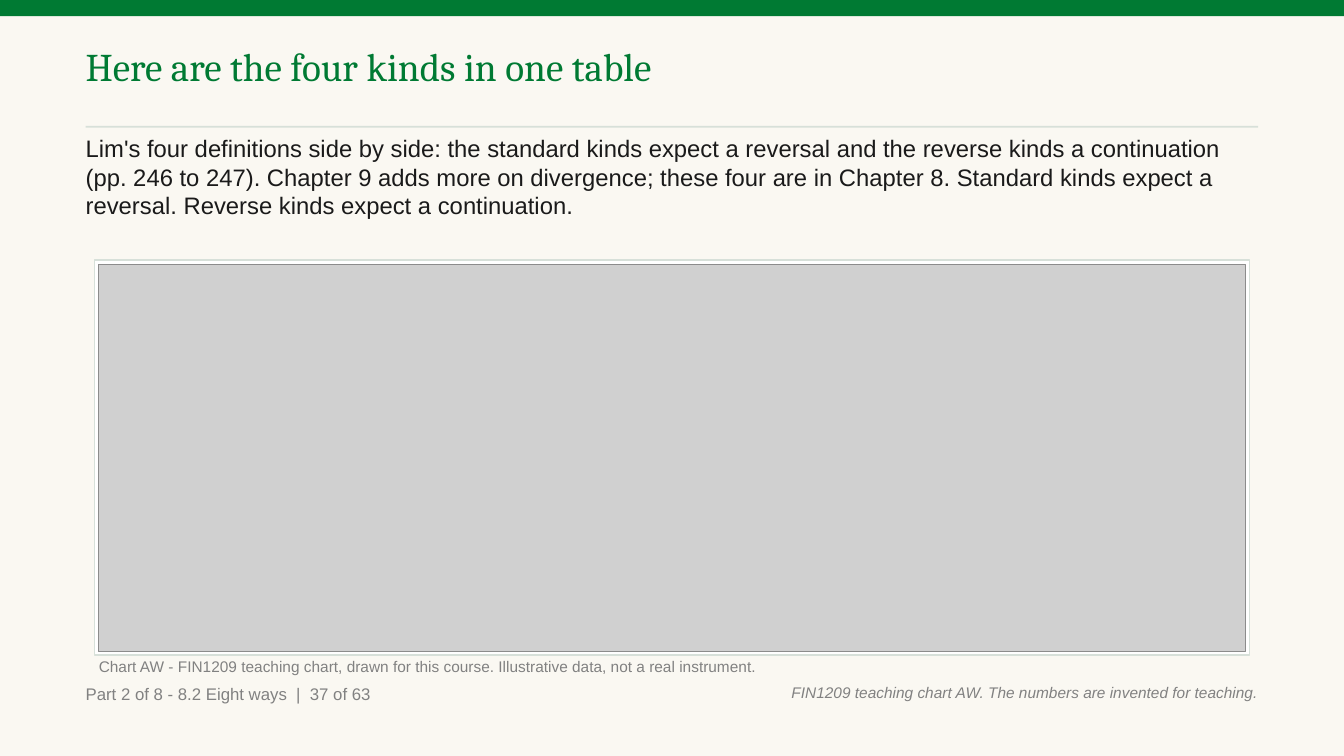
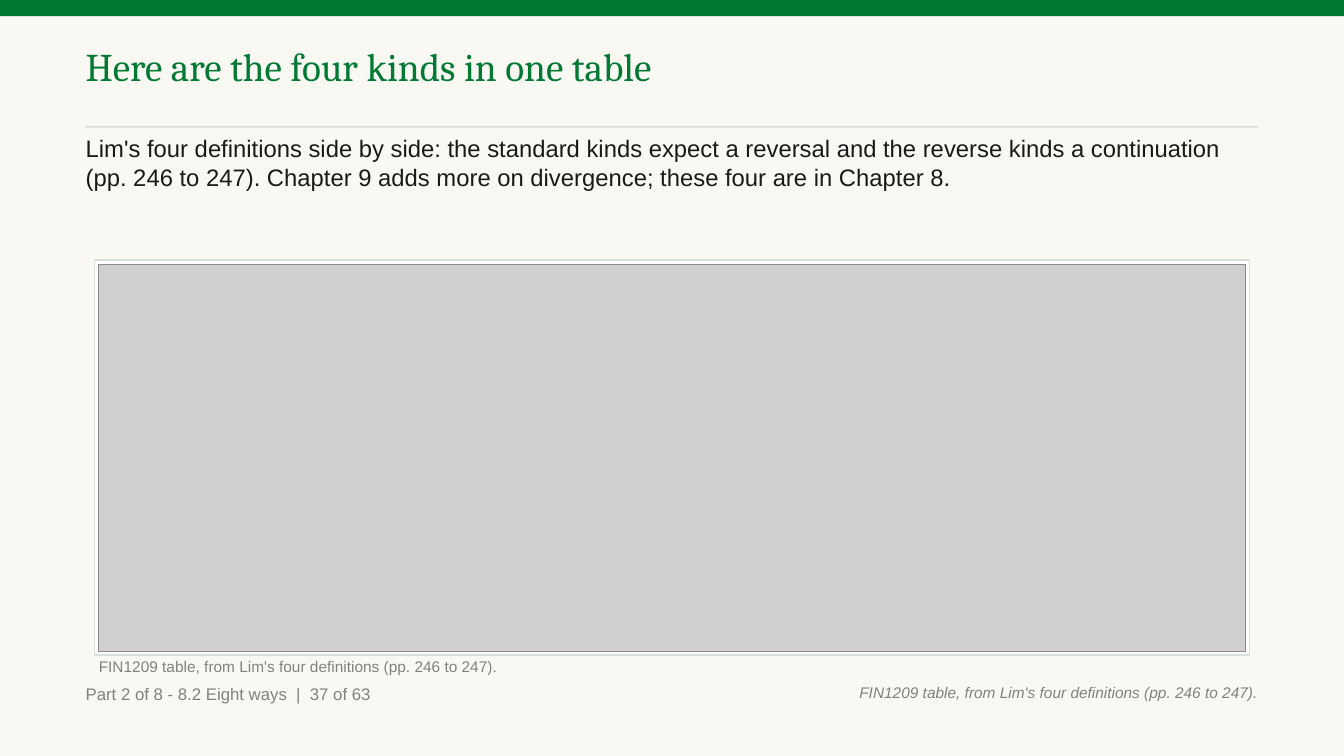
Before and after one commit to benjiesotelo-sudo/Telos_FIN1209, a slide deck: slide 109 of chapter-08/FIN1209-Chapter-08.pptx. Drawn at 1344x756 pixels with LibreOffice and Linux fonts; fonts in the diff are those of the drawing; grey boxes stand for pictures. Boxes give left, top, right and bottom in pixels: in the first picture for what was removed or moved away, otherwise in the second. Text is boxed around its words. In the diff, an @@ line names an element or a change of style, - is before the commit and + after.

Commit message:
Chapter 8 Part A read 2: machine checks for marks, badges, parts and chart data; both read-2 reports applied

```diff
--- a/chapter-08/FIN1209-Chapter-08.pptx
+++ b/chapter-08/FIN1209-Chapter-08.pptx
@@ text at (86, 139, 1219, 191): text changed @@
-Lim's four definitions side by side: the standard kinds expect a reversal and the reverse kinds a continuation (pp. 246 to 247). Chapter 9 adds more on divergence; these four are in Chapter 8. Standard kinds expect a reversal. Reverse kinds expect a continuation.
+Lim's four definitions side by side: the standard kinds expect a reversal and the reverse kinds a continuation (pp. 246 to 247). Chapter 9 adds more on divergence; these four are in Chapter 8.
@@ text at (99, 661, 497, 675): text changed @@
-Chart AW - FIN1209 teaching chart, drawn for this course. Illustrative data, not a real instrument.
+FIN1209 table, from Lim's four definitions (pp. 246 to 247).
@@ text at (859, 687, 1257, 701): text changed @@
-FIN1209 teaching chart AW. The numbers are invented for teaching.
+FIN1209 table, from Lim's four definitions (pp. 246 to 247).
```
Also in this commit, not shown: 40 other slides changed, 10 other files.
